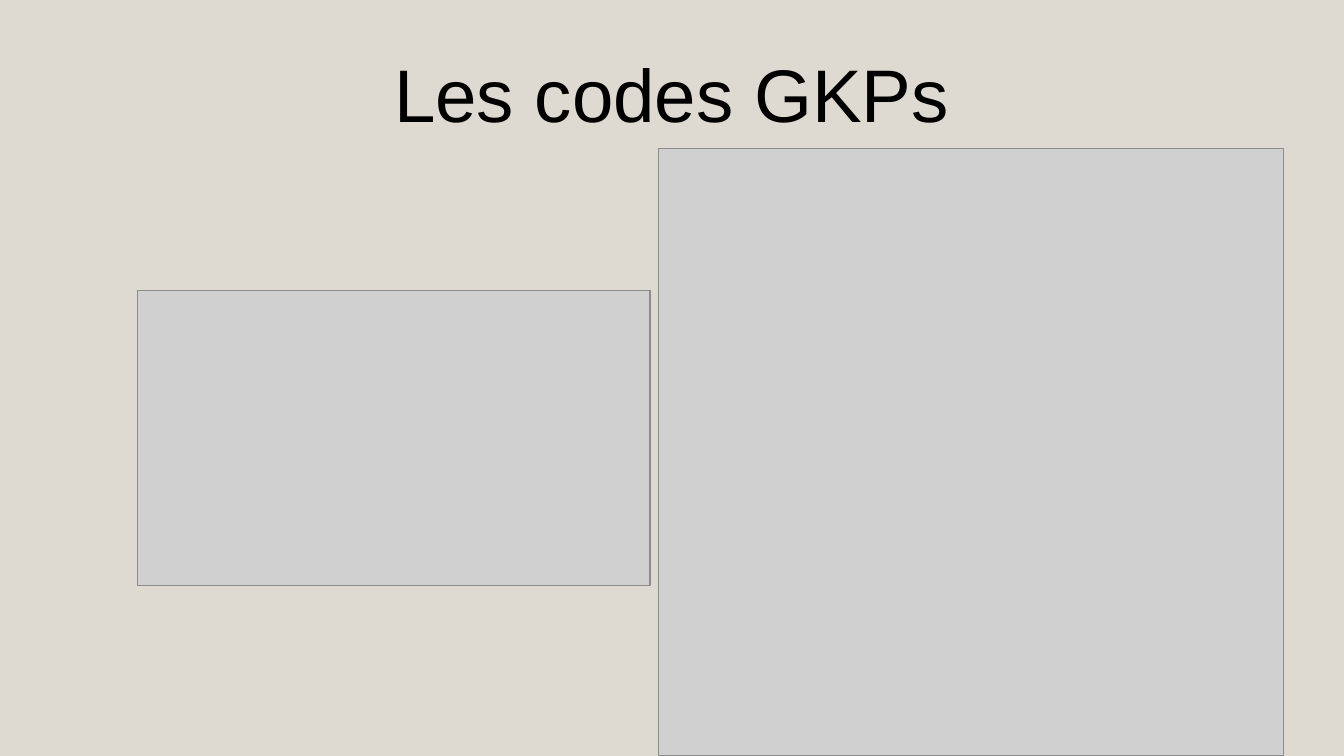
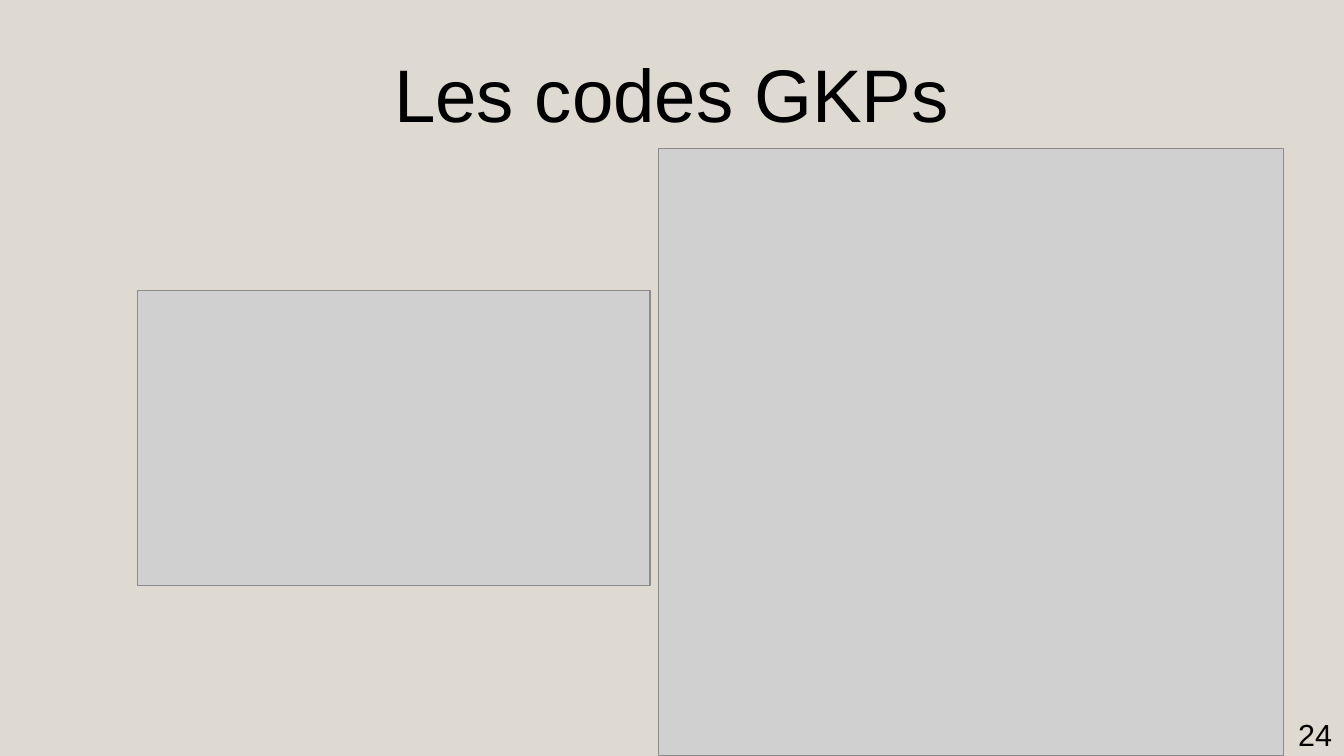
Before and after one commit to AmdaU/presentations, a slide deck: slide 24 of Seminaire/Seminaire.odp (slide 23 before the commit). Drawn at 1344x756 pixels with LibreOffice and Linux fonts; fonts in the diff are those of the drawing; grey boxes stand for pictures. Boxes give left, top, right and bottom in pixels: in the first picture for what was removed or moved away, otherwise in the second. Text is boxed around its words. In the diff, an @@ line names an element or a change of style, - is before the commit and + after.

```diff
--- a/Seminaire/Seminaire.odp
+++ b/Seminaire/Seminaire.odp
@@ page number added at box(1298, 724, 1332, 746), 18 pt, text #000000 @@
+24
```
Also in this commit, not shown: 9 other slides changed, 4 slides added, 1 slide removed, 49 other files.
